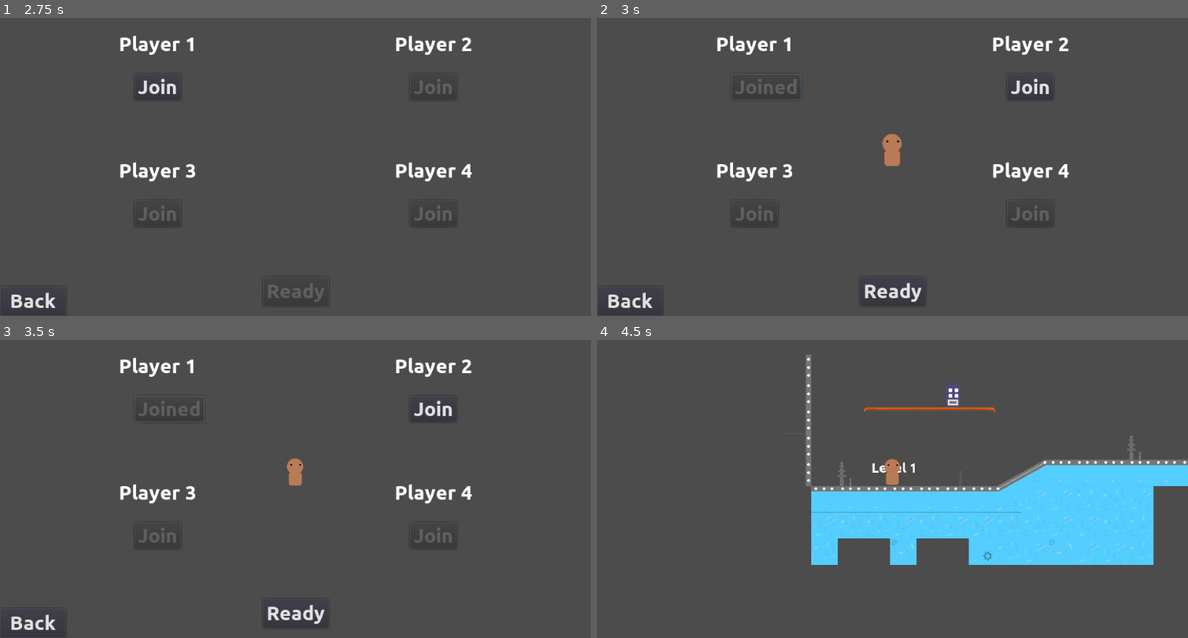
Above: before the commit, frames 1-4 (two rows, left to right).
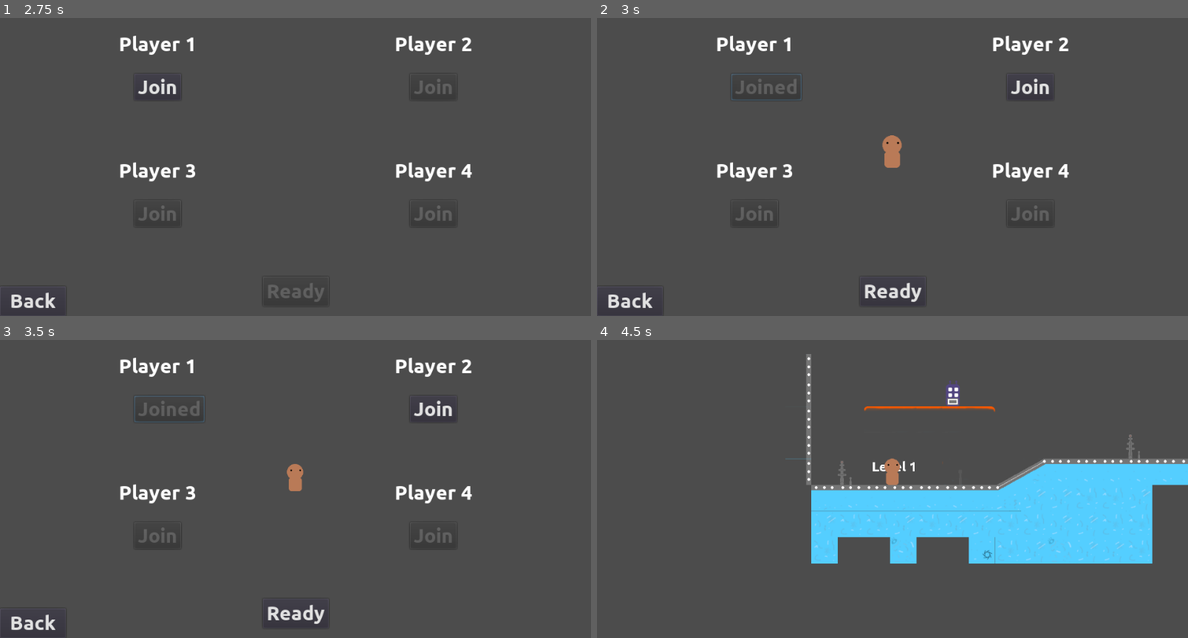
Above: after the commit, the same moments.

Repository: wsheldon67/Scredric
Game: Godot game, scene res://Main.tscn
Same seed, same stepped clock (60 frames per second), same inputs: the game is played once before the commit and once after it.
Inputs:
- Up to frame 1 (2.75 s): click "Start" at 0.5 s; click "Back" at 1.25 s; click "Start" at 2 s
- Up to frame 2 (3 s): click "Join" at 2.75 s
- Up to frame 3 (3.5 s): no input
- Up to frame 4 (4.5 s): click "Ready" at 3.5 s; click "Easy" at 4.25 s

Frame 1 is identical in both runs. In frame 2, less than 0.1% of the frame differs, in the area x 48-52%, y 38-51%; in frame 3, 0.1%; in frame 4, 2.5%, in the area x 31-100%, y 4-76%.

Commit message:
Player movement

Diff:
--- a/project/assets/player/Player.gd
+++ b/project/assets/player/Player.gd
@@ -1,7 +1,47 @@
 extends KinematicBody2D
 
+export var player_number:int = 1
+
+# movement
+var speed = 200
+var jump_force = 640
+var gravity = 1200
+
+var vel = Vector2()
+
+# stats
 var max_health = 3
 var health = 3
 
+
 func reset_stats():
 	health = max_health
+
+
+func _physics_process(delta):
+
+	# reset horizontal velocity
+	vel.x = 0
+
+	# movement inputs
+	if Input.is_action_pressed("move_left_" + str(player_number)):
+		vel.x -= speed
+	if Input.is_action_pressed("move_right_" + str(player_number)):
+		vel.x += speed
+
+	# apply velocity
+	vel = move_and_slide(vel, Vector2.UP)
+	# gravity
+	vel.y += gravity * delta
+
+	# jump input
+	if Input.is_action_pressed("jump_" + str(player_number)) and is_on_floor():
+		vel.y -= jump_force
+		# TODO partial jumps
+		# TODO wall jumps
+
+	# flip sprite
+	if vel.x < 0:
+		$AnimatedSprite.flip_h = true
+	if vel.x > 0:
+		$AnimatedSprite.flip_h = false
